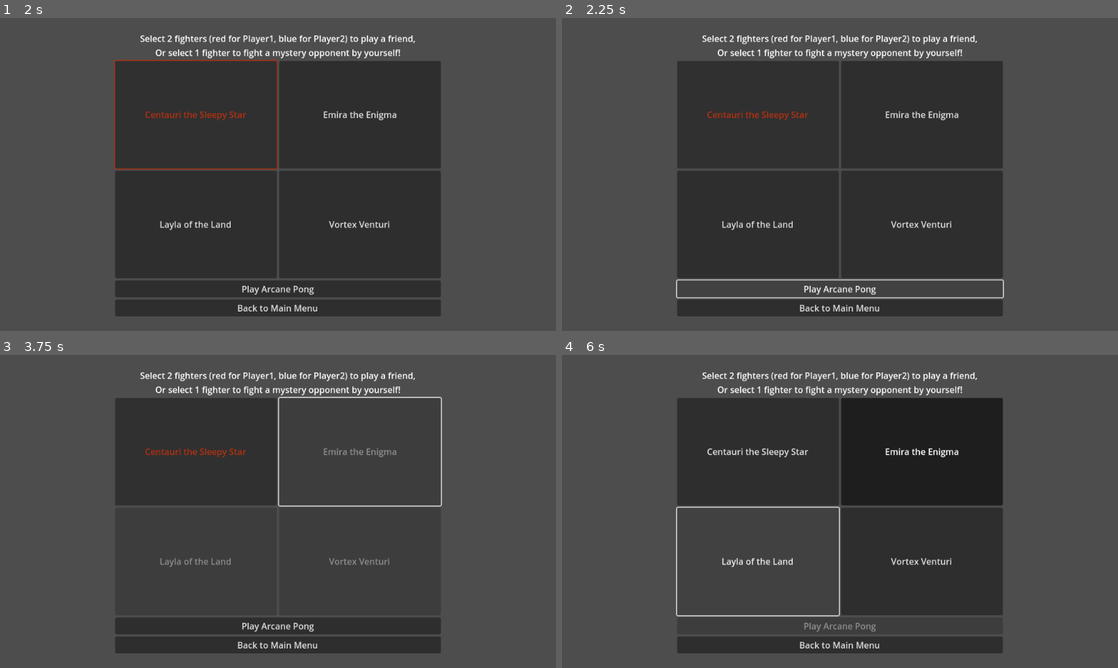
Above: before the commit, frames 1-4 (two rows, left to right).
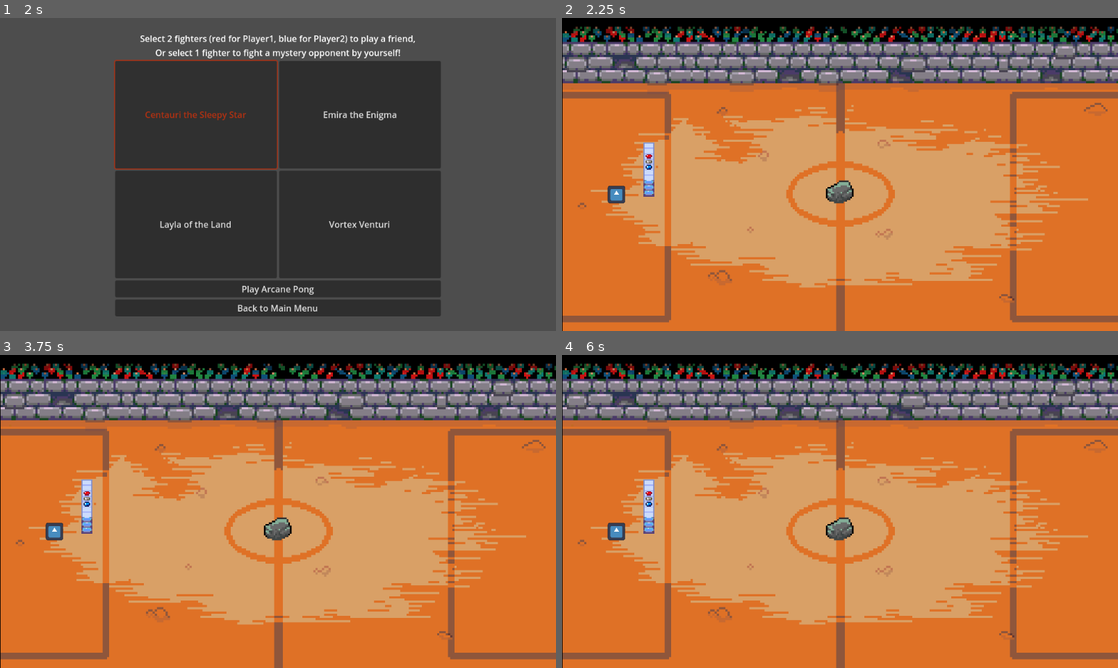
Above: after the commit, the same moments.

Repository: Imahilus/ArcanePong
Game: Godot game, scene res://Scenes/ScreenManager/ScreenManager.tscn
Same seed, same stepped clock (60 frames per second), same inputs: the game is played once before the commit and once after it. The engine's default icon, where the game draws it, is replaced by a stand-in: a white triangle on a blue panel in a dark square.
Inputs (mouse positions are in pixels of both pictures, inside the frame that each line leads up to):
- Up to frame 1 (2 s): click "Play Game" at 0.5 s; click "Centauri the Sleepy Star" at 1.25 s
- Up to frame 2 (2.25 s): click "Play Arcane Pong" at 2 s
- Up to frame 3 (3.75 s): click (278, 627) at 2.75 s, where only the run before the commit has a clickable "Play Arcane Pong"; click (361, 452) at 3.5 s, where only the run before the commit has a clickable "Emira the Enigma"
- Up to frame 4 (6 s): click (756, 452) at 4.25 s, where only the run before the commit has a clickable "Centauri the Sleepy Star"; click (756, 561) at 5 s, where only the run before the commit has a clickable "Layla of the Land"; click (756, 561) at 5.75 s, where only the run before the commit has a clickable "Layla of the Land"

Frame 1 is identical in both runs. In frame 2, 99% of the frame differs, in the area x 0-100%, y 0-100%; in frame 3, 99%; in frame 4, 99%.

Commit message:
Fixed game creation, and reset of wizard buttons from wizard select when going back to the main menu

Diff:
--- a/Scenes/Menus/WizardSelectMenu.gd
+++ b/Scenes/Menus/WizardSelectMenu.gd
@@ -13,7 +13,18 @@
 
 
 func on_open():
-	#remove the selection from all 4 wizard buttons
+	$CenterContainer/VBoxContainer/GridContainer/CentauriButton.set_pressed_no_signal(false)
+	$CenterContainer/VBoxContainer/GridContainer/EmiraButton.set_pressed_no_signal(false)
+	$CenterContainer/VBoxContainer/GridContainer/LaylaButton.set_pressed_no_signal(false)
+	$CenterContainer/VBoxContainer/GridContainer/VenturiButton.set_pressed_no_signal(false)
+	$CenterContainer/VBoxContainer/GridContainer/CentauriButton.disabled = false
+	$CenterContainer/VBoxContainer/GridContainer/EmiraButton.disabled = false
+	$CenterContainer/VBoxContainer/GridContainer/LaylaButton.disabled = false
+	$CenterContainer/VBoxContainer/GridContainer/VenturiButton.disabled = false
+	_set_button_colour(WIZARD.CENTAURI, 0)
+	_set_button_colour(WIZARD.EMIRA, 0)
+	_set_button_colour(WIZARD.LAYLA, 0)
+	_set_button_colour(WIZARD.VENTURI, 0)
 	$CenterContainer/VBoxContainer/PlayButton.disabled = true
 	_player1Wizard = WIZARD.NONE
 	_player2Wizard = WIZARD.NONE
@@ -78,6 +89,7 @@
 	newGame.add_wizard_for_player1(player1Wizard)
 	newGame.add_wizard_for_player2(player2Wizard)
 	ScreenManager._singleton.find_child("GameWrapper").add_child(newGame)
+	ScreenManager.switch_to_screen(ScreenManager.SCREEN.GAME)
 
 
 func _create_wizard(wizardToCreate:WIZARD):
@@ -96,7 +108,6 @@
 		_:
 			colour = Color.WHITE
 
-	var button:CanvasItem
 	match wizardSelected:
 		WIZARD.CENTAURI:
 			$CenterContainer/VBoxContainer/GridContainer/CentauriButton.self_modulate = colour
--- a/Scenes/ScreenManager/ScreenManager.tscn
+++ b/Scenes/ScreenManager/ScreenManager.tscn
@@ -1,9 +1,8 @@
-[gd_scene load_steps=9 format=3 uid="uid://bl8ofasb3ho6x"]
+[gd_scene load_steps=8 format=3 uid="uid://bl8ofasb3ho6x"]
 
 [ext_resource type="Script" path="res://Scenes/ScreenManager/ScreenManager.gd" id="1_qq3gw"]
 [ext_resource type="PackedScene" uid="uid://dln114lakscgo" path="res://Scenes/Other/AudioPlayer.tscn" id="2_8x3kx"]
 [ext_resource type="Script" path="res://Scenes/ScreenManager/ScreenWrapper.gd" id="2_ejnrs"]
-[ext_resource type="PackedScene" uid="uid://lgyfy7jq760t" path="res://Scenes/Game/GameContainer.tscn" id="3_3dmr7"]
 [ext_resource type="PackedScene" uid="uid://1cmslxdi32si" path="res://Scenes/Menus/MainMenu.tscn" id="4_wthgp"]
 [ext_resource type="PackedScene" uid="uid://di8rhaqfkevaw" path="res://Scenes/Menus/SettingsMenu.tscn" id="5_rkc26"]
 [ext_resource type="PackedScene" uid="uid://djh0bbnde8kdg" path="res://Scenes/Menus/WizardSelectMenu.tscn" id="6_r22pi"]
@@ -36,8 +35,6 @@
 visible = false
 script = ExtResource("2_ejnrs")
 
-[node name="GameContainer" parent="GameWrapper" instance=ExtResource("3_3dmr7")]
-
 [node name="CreditsWrapper" type="Node2D" parent="."]
 visible = false
 script = ExtResource("2_ejnrs")
